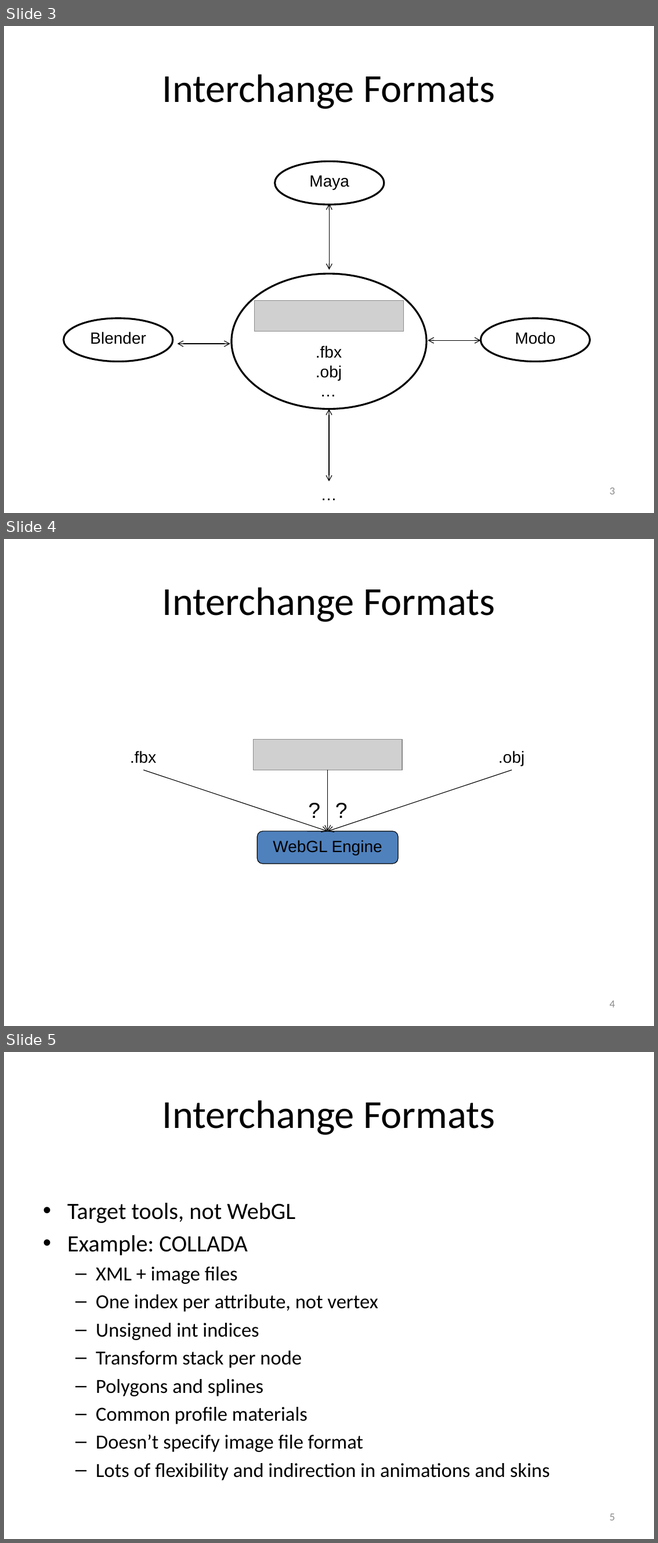
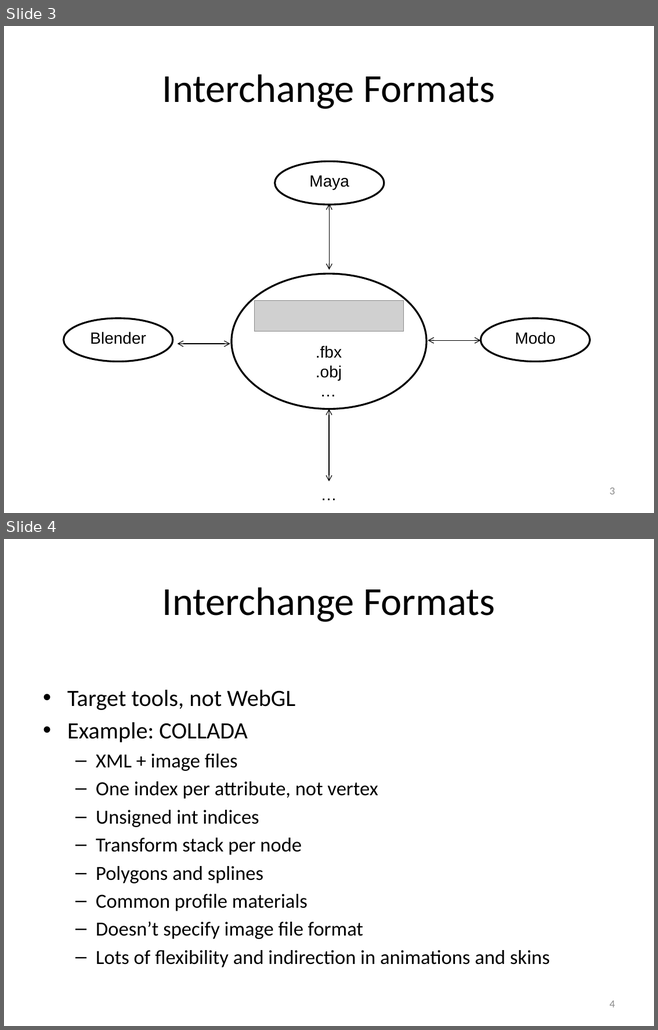
Before and after one commit to pjcozzi/Articles, a slide deck: WebGLContentPipeline/WebGLContentPipelineWithglTF.pptx. Shown one above the other, each under a label of ours: slides 3, 4 and 5 before the commit, slides 3 and 4 after it. The pictures are 658x1543 and 658x1030 pixels, drawn with LibreOffice and Linux fonts; fonts in the diff are those of the drawing; grey boxes stand for pictures. Boxes give left, top, right and bottom in pixels: in the first picture for what was removed or moved away, otherwise in the second. Text is boxed around its words. In the diff, an @@ line names an element or a change of style, - is before the commit and + after.

```diff
--- a/WebGLContentPipeline/WebGLContentPipelineWithglTF.pptx
+++ b/WebGLContentPipeline/WebGLContentPipelineWithglTF.pptx
@@ slide 4 removed at (4,539,654,1026), background #FFFFFF @@
@@ title removed at (162,587,495,622) @@
-Interchange Formats
@@ picture removed at (253,739,401,770) @@
@@ text removed at (130,751,156,763) @@
-.fbx
@@ text removed at (498,751,524,766) @@
-.obj
@@ arrow removed from (144, 770) to (328, 831) @@
@@ arrow removed from (328, 770) to (328, 831) @@
@@ arrow removed from (511, 770) to (328, 831) @@
@@ text removed at (302,794,327,826) @@
-?
@@ text removed at (329,794,354,826) @@
-?
@@ rounded rectangle removed at (257,831,398,864) @@
-WebGL Engine
@@ page number removed at (609,1001,614,1008) @@
-4
@@ what was slide 5 is now slide 4 @@
@@ page number at (609,1001,614,1008): text changed @@
-5
+4
```
Also in this commit, not shown: 6 slides changed, 1 slide added, 1 other slide removed.
